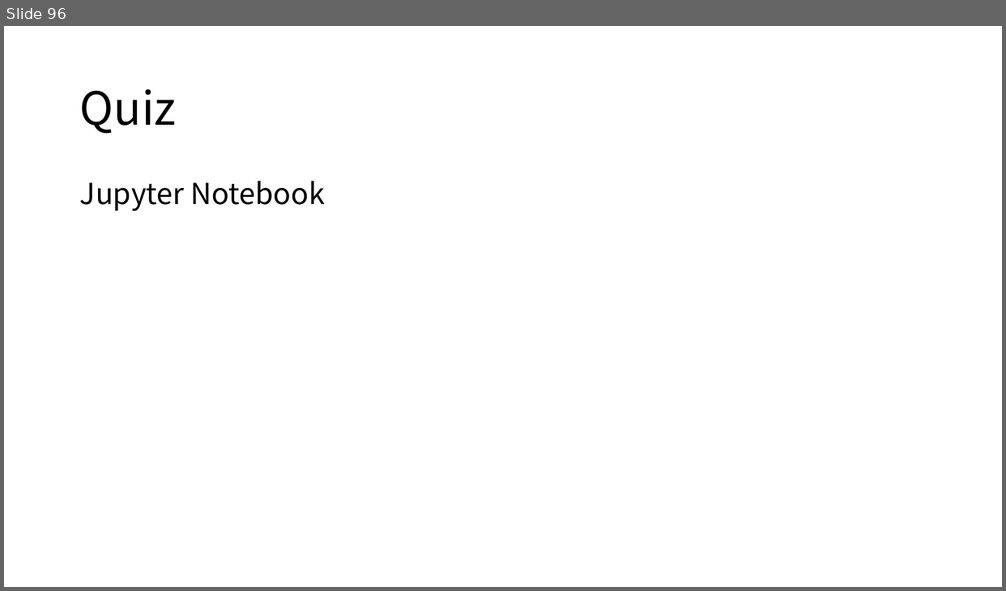
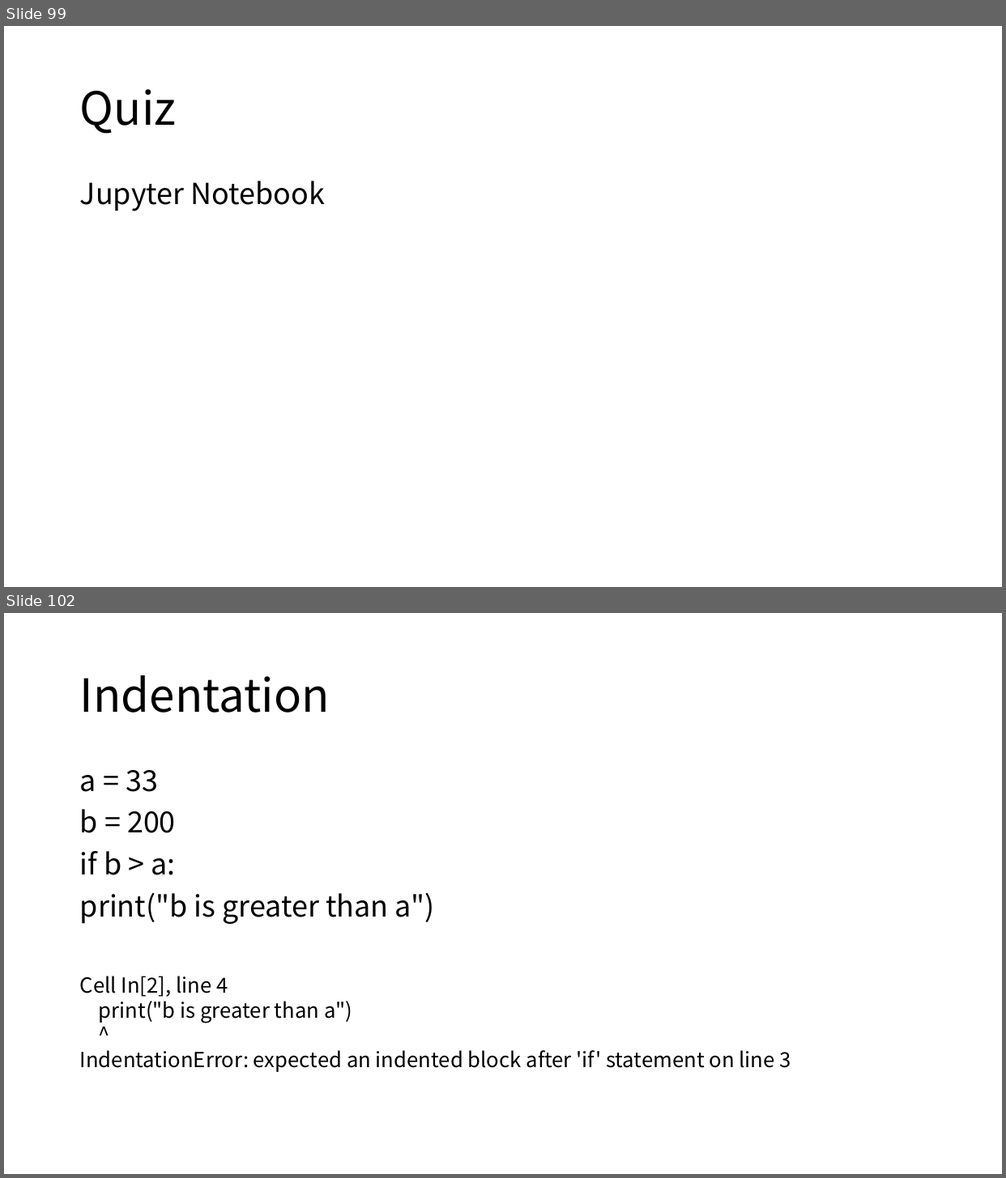
Before and after one commit to HanSeunghyuk/Python_Tutorial, a slide deck: Python Tutorial.pptx. Shown one above the other, each under a label of ours: slide 96 before the commit, slides 99 and 102 after it; the slides between them are not shown. The pictures are 1006x591 and 1006x1178 pixels, drawn with LibreOffice and Linux fonts; fonts in the diff are those of the drawing. Boxes give left, top, right and bottom in pixels: in the first picture for what was removed or moved away, otherwise in the second. Text is boxed around its words. In the diff, an @@ line names an element or a change of style, - is before the commit and + after.

```diff
--- a/Python Tutorial.pptx
+++ b/Python Tutorial.pptx
@@ slide 102 added at <box>4,613,1002,1174</box>, background #FFFFFF @@
@@ title added at <box>80,675,330,713</box>, 44 pt, text #000000 @@
+Indentation
@@ text added at <box>80,770,435,924</box>, 28 pt, text #000000 @@
+a = 33
+b = 200
+if b > a:
+print("b is greater than a")
@@ text added at <box>80,976,791,1072</box>, 20 pt, text #000000 @@
+Cell In[2], line 4
+print("b is greater than a")
+^
+IndentationError: expected an indented block after 'if' statement on line 3
@@ what was slide 96 is now slide 99 @@
```
Also in this commit, not shown: 16 other slides added.
